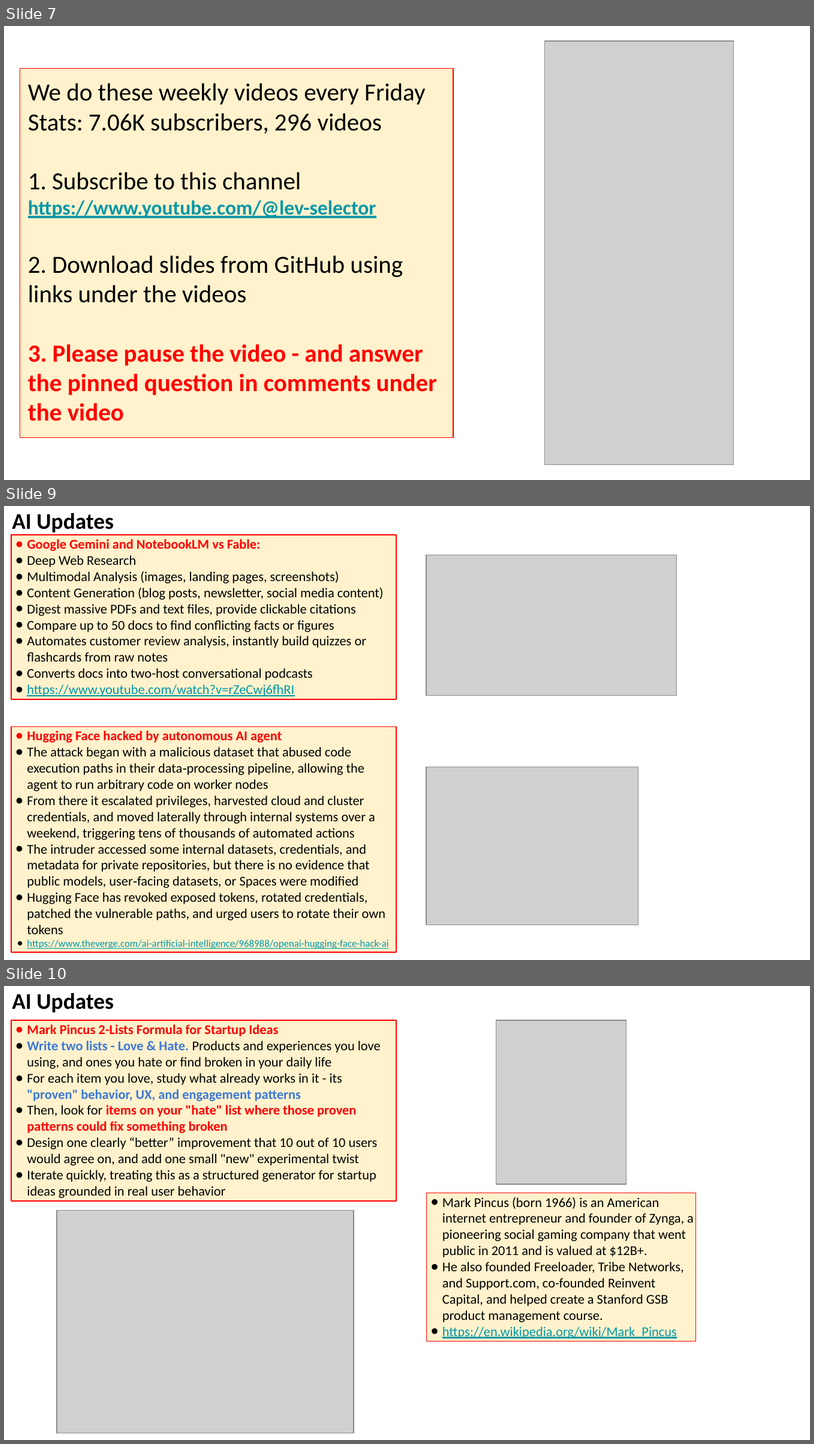
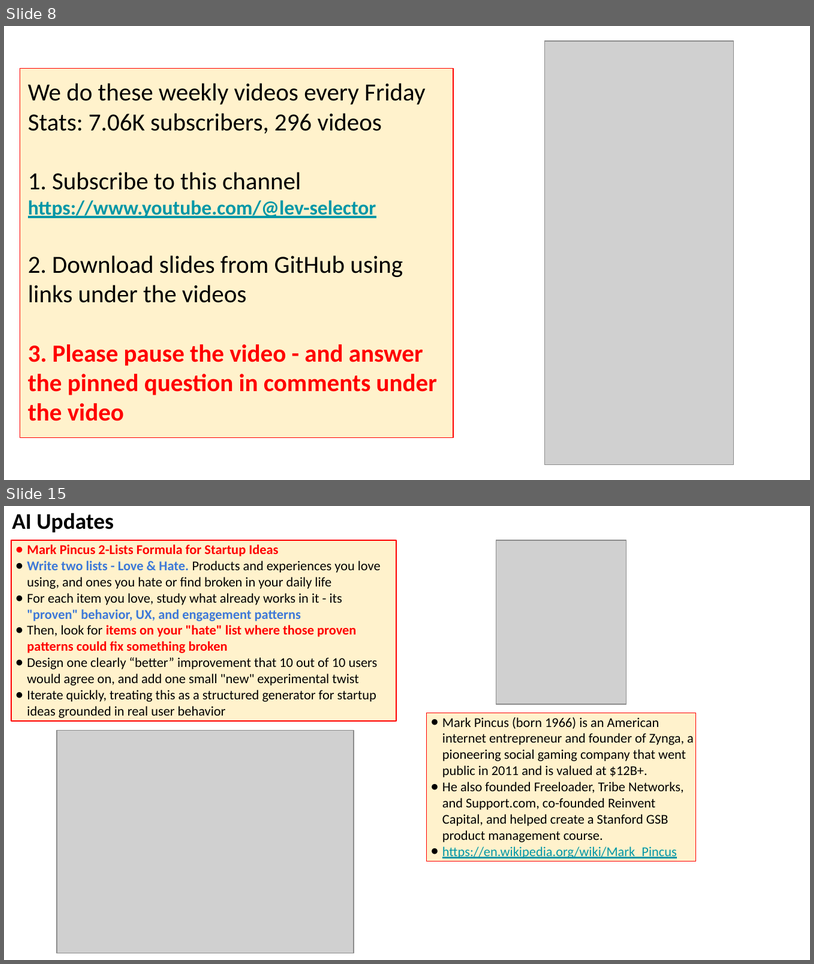
Before and after one commit to lselector/seminar, a slide deck: 2026/2026-07-24-AI-Updates.pptx. Shown one above the other, each under a label of ours: slides 7, 9 and 10 before the commit, slides 8 and 15 after it; the slides between them are not shown. The pictures are 814x1444 and 814x964 pixels, drawn with LibreOffice and Linux fonts; fonts in the diff are those of the drawing; grey boxes stand for pictures. Boxes give left, top, right and bottom in pixels: in the first picture for what was removed or moved away, otherwise in the second. Text is boxed around its words. In the diff, an @@ line names an element or a change of style, - is before the commit and + after.

```diff
--- a/2026/2026-07-24-AI-Updates.pptx
+++ b/2026/2026-07-24-AI-Updates.pptx
@@ slide 9 removed at (x1=4, y1=506, x2=810, y2=960), background #FFFFFF @@
@@ text removed at (x1=12, y1=513, x2=114, y2=535) @@
-AI Updates
@@ rectangle removed at (x1=11, y1=535, x2=397, y2=700) @@
-● Google Gemini and NotebookLM vs Fable:
-● Deep Web Research
-● Multimodal Analysis (images, landing pages, screenshots)
-● Content Generation (blog posts, newsletter, social media content)
-● Digest massive PDFs and text files, provide clickable citations
-● Compare up to 50 docs to find conflicting facts or figures
-● Automates customer review analysis, instantly build quizzes or flashcards from raw notes
-● Converts docs into two-host conversational podcasts
-● https://www.youtube.com/watch?v=rZeCwj6fhRI
@@ picture removed at (x1=426, y1=555, x2=677, y2=696) @@
@@ rectangle removed at (x1=11, y1=726, x2=397, y2=952) @@
-● Hugging Face hacked by autonomous AI agent
-● The attack began with a malicious dataset that abused code execution paths in their data‑processing pipeline, allowing the agent to run arbitrary code on worker nodes
-● From there it escalated privileges, harvested cloud and cluster credentials, and moved laterally through internal systems over a weekend, triggering tens of thousands of automated actions
-● The intruder accessed some internal datasets, credentials, and metadata for private repositories, but there is no evidence that public models, user‑facing datasets, or Spaces were modified
-● Hugging Face has revoked exposed tokens, rotated credentials, patched the vulnerable paths, and urged users to rotate their own tokens
-● https://www.theverge.com/ai-artificial-intelligence/968988/openai-hugging-face-hack-ai
@@ picture removed at (x1=426, y1=766, x2=639, y2=925) @@
@@ what was slide 7 is now slide 8 @@
@@ what was slide 10 is now slide 15 @@
```
Also in this commit, not shown: 10 slides changed, 9 slides added.
